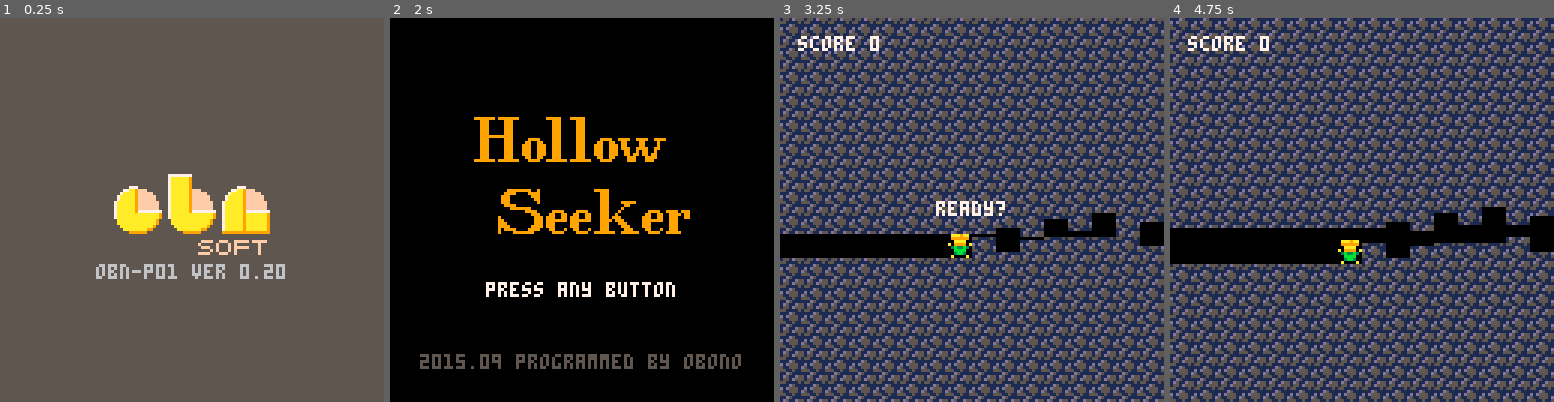
Above: before the commit, frames 1-4 (left to right).
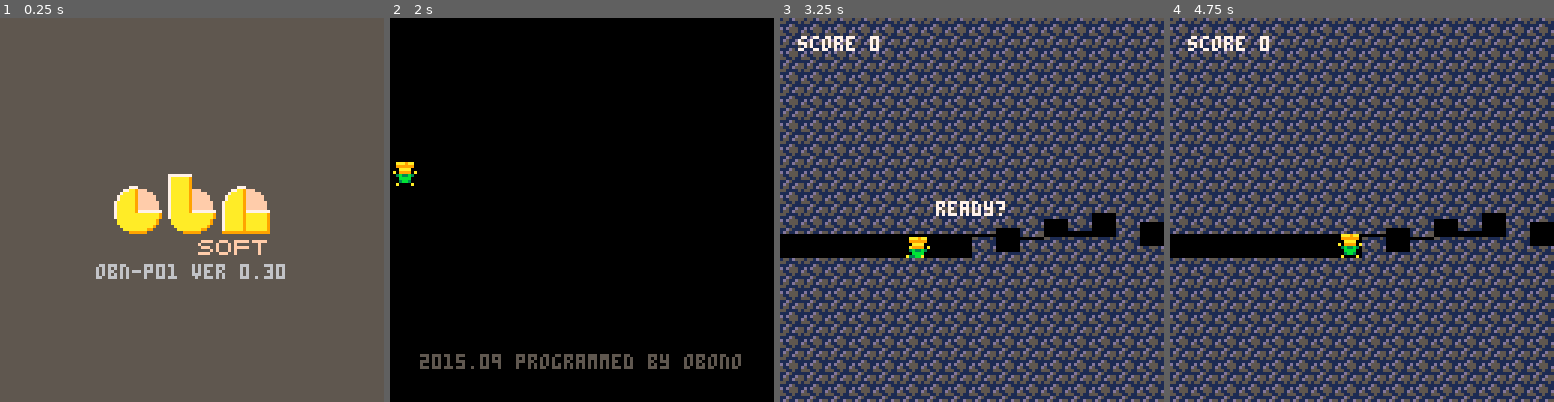
Above: after the commit, the same moments.

Repository: obono/Pico8Works
Game: PICO-8 cartridge src/hollow.p8
Two runs of this game, one before a commit and one after it. Both use one fixed random seed, a clock stepped at 60 frames per second and the inputs below.
Inputs:
- Up to frame 1 (0.25 s): no input
- Up to frame 2 (2 s): tap X (X key) at 0.33, 1.07, 1.85 s; tap O (Z key) at 0.7, 1.7 s; hold Right from 1.6 s (still down)
- Up to frame 3 (3.25 s): release Right at 2.1 s; tap O (Z key) at 2.1, 2.5, 2.9 s; hold Right 2.47-3.03 s; tap X (X key) at 2.97 s; hold Left from 3.08 s (still down)
- Up to frame 4 (4.75 s): tap O (Z key) every 0.4 s from 3.3 to 4.5 s; release Left at 3.58 s; hold Right 4.02-4.68 s; tap X (X key) at 4.08 s

The runs differ from the first frame. In frame 1, less than 0.1% of the frame differs, in the area x 68-72%, y 65-68%; in frame 2, 5.1%; in frame 3, 0.5%; in frame 4, 71%, in the area x 0-100%, y 0-100%.

Commit message:
'Hollow Seeker' v0.30
 - Attraction in title screen.
 - Sound effects.

Diff:
--- a/src/hollow.p8
+++ b/src/hollow.p8
@@ -1,6 +1,9 @@
 pico-8 cartridge // http://www.pico-8.com
 version 4
 __lua__
+
+-- hollow seeker
+-- by obono
 
 -- bland logo
 
@@ -21,7 +24,7 @@
  map(124,28,56,48,2,3) -- b
  map(126,29,74,56,2,2) -- n
  map(125,31,66,72,3,1) -- soft
- print("obn-p01 ver 0.20",
+ print("obn-p01 ver 0.30",
    32,82,6)
 end
 
@@ -29,21 +32,52 @@
 
 function init_title()
  gm=2
+ cg=153
+ ck=8
+ px=0
+ pa=0
  gd=true
 end
 
 function update_title()
+ if (px<128) do_attraction()
  if (btnp(4) or btnp(5)) then
-  init_game()
- end
+  if (px<128) then
+   px=128 cg=8 ck=0
+  else
+   init_game()
+  end
+ end
+end
+
+function do_attraction()
+ if (cg<8) then
+  if (ck>0) then ck-=1
+    else cg+=1 end
+ else
+  if (cg>8) cg-=max(px-38,0)
+  if (cg==0) sfx(1)
+  local v=1
+  if (cg==8) v=2
+  px+=v pa=(pa+v/2)%4
+  if (pa==1) sfx(0)
+ end
+ gd=true
 end
 
 function draw_title()
  cls()
- map(120,24,28,32,8,2)
- map(120,26,36,56,8,2)
- print("press any button",
-   32,88,7)
+ local t=ck%2-flr(cg/2)
+ local b=t+cg
+ if (cg<152) then
+  map(0,0,28,36+t,8,2)
+  map(0,2,36,52+b,8,2)
+ end
+ spr(pa+16,px,max(52+t,48))
+ if (px==128) then
+  print("press any button",
+    32,88,7)
+ end
  print("2015.09 programmed by obono",
    10,112,5)
 end
@@ -62,13 +96,13 @@
   elseif (i*8>t) then v=0
   else v=t%8
   end
-  mset(x,i,v)
+  mset(x,i+4,v)
   -- bottom
   if (i*8<b-7) then v=0
   elseif (i*8>b) then v=8
   else v=b%8+8
   end
-  mset(x,i+16,v)
+  mset(x,i+20,v)
  end
  ct[x]=t
  cb[x]=b
@@ -108,10 +142,11 @@
   cb[p]-ct[pp])+cg
  if (px+pv<0 or g<8 or pe) then
   pv=0 pa=0
- else
+ elseif (pv!=0) then
   pw=(cb[p]-cb[pp])/4
   pp=p
   if (px+pv>56) grow_cave()
+  sfx(0)
  end
 end
 
@@ -137,6 +172,7 @@
   end
   cr+=2
  end
+ if (cs==187) sfx(1)
 end
 
 function game_over()
@@ -146,6 +182,7 @@
  elseif (cs>=128) then
   init_title()
  end
+ if (cs==8) sfx(3)
 end
 
 function init_game()
@@ -174,6 +211,8 @@
  for i=8,16 do
   grow_cave()
  end
+ sfx(2)
+ gd=true
 end
 
 function update_game()
@@ -193,24 +232,24 @@
 function draw_game()
  cls()
  local t=-flr(cg/2)
- if (cs>186) t+=cs%2
+ if (cs>=187) t+=cs%2
  local b=t+cg
  -- player
  local y=max(py+b,ct[pp]+t)
  if (pe) y=ct[pp]+b
  spr(16+pa,px,y,1,1,pf)
  -- top
- map(0,0,-cx,t,18,16)
- map(0,0,144-cx,t,18,16)
+ map(0,4,-cx,t,18,16)
+ map(0,4,144-cx,t,18,16)
  -- bottom
- map(0,16,-cx,b,18,16)
- map(0,16,144-cx,b,18,16)
+ map(0,20,-cx,b,18,16)
+ map(0,20,144-cx,b,18,16)
  -- strings
  print("score "..sc,6,6,7)
  if (gc>0) then
   print("ready?",52,61,7)
  end
- if (pe) then
+ if (pe and cs>=8) then
   print("game over",46,61,7)
  end
 end
@@ -374,34 +413,34 @@
 0000000000000000000000000000000000000000000000000000000000000000000000000000000000000000000000000000000000000000000000000000000000000000000000000000000000000000000000000000000000000000000000000000000000000000000000000000000000000000000000000000000000000000
 0000000000000000000000000000000000000000000000000000000000000000000000000000000000000000000000000000000000000000000000000000000000000000000000000000000000000000000000000000000000000000000000000000000000000000000000000000000000000000000000000000000000000000
 __map__
-0000000000000000000000000000000000000000000000000000000000000000000000000000000000000000000000000000000000000000000000000000000000000000000000000000000000000000000000000000000000000000000000000000000000000000000000000000000000000000000000000000000000000000
-0000000000000000000000000000000000000000000000000000000000000000000000000000000000000000000000000000000000000000000000000000000000000000000000000000000000000000000000000000000000000000000000000000000000000000000000000000000000000000000000000000000000000000
-0000000000000000000000000000000000000000000000000000000000000000000000000000000000000000000000000000000000000000000000000000000000000000000000000000000000000000000000000000000000000000000000000000000000000000000000000000000000000000000000000000000000000000
-0000000000000000000000000000000000000000000000000000000000000000000000000000000000000000000000000000000000000000000000000000000000000000000000000000000000000000000000000000000000000000000000000000000000000000000000000000000000000000000000000000000000000000
-0000000000000000000000000000000000000000000000000000000000000000000000000000000000000000000000000000000000000000000000000000000000000000000000000000000000000000000000000000000000000000000000000000000000000000000000000000000000000000000000000000000000000000
-0000000000000000000000000000000000000000000000000000000000000000000000000000000000000000000000000000000000000000000000000000000000000000000000000000000000000000000000000000000000000000000000000000000000000000000000000000000000000000000000000000000000000000
-0000000000000000000000000000000000000000000000000000000000000000000000000000000000000000000000000000000000000000000000000000000000000000000000000000000000000000000000000000000000000000000000000000000000000000000000000000000000000000000000000000000000000000
-0000000000000000000000000000000000000000000000000000000000000000000000000000000000000000000000000000000000000000000000000000000000000000000000000000000000000000000000000000000000000000000000000000000000000000000000000000000000000000000000000000000000000000
-0000000000000000000000000000000000000000000000000000000000000000000000000000000000000000000000000000000000000000000000000000000000000000000000000000000000000000000000000000000000000000000000000000000000000000000000000000000000000000000000000000000000000000
-0000000000000000000000000000000000000000000000000000000000000000000000000000000000000000000000000000000000000000000000000000000000000000000000000000000000000000000000000000000000000000000000000000000000000000000000000000000000000000000000000000000000000000
-0000000000000000000000000000000000000000000000000000000000000000000000000000000000000000000000000000000000000000000000000000000000000000000000000000000000000000000000000000000000000000000000000000000000000000000000000000000000000000000000000000000000000000
-0000000000000000000000000000000000000000000000000000000000000000000000000000000000000000000000000000000000000000000000000000000000000000000000000000000000000000000000000000000000000000000000000000000000000000000000000000000000000000000000000000000000000000
-0000000000000000000000000000000000000000000000000000000000000000000000000000000000000000000000000000000000000000000000000000000000000000000000000000000000000000000000000000000000000000000000000000000000000000000000000000000000000000000000000000000000000000
-0000000000000000000000000000000000000000000000000000000000000000000000000000000000000000000000000000000000000000000000000000000000000000000000000000000000000000000000000000000000000000000000000000000000000000000000000000000000000000000000000000000000000000
-0000000000000000000000000000000000000000000000000000000000000000000000000000000000000000000000000000000000000000000000000000000000000000000000000000000000000000000000000000000000000000000000000000000000000000000000000000000000000000000000000000000000000000
-0000000000000000000000000000000000000000000000000000000000000000000000000000000000000000000000000000000000000000000000000000000000000000000000000000000000000000000000000000000000000000000000000000000000000000000000000000000000000000000000000000000000000000
-0000000000000000000000000000000000000000000000000000000000000000000000000000000000000000000000000000000000000000000000000000000000000000000000000000000000000000000000000000000000000000000000000000000000000000000000000000000000000000000000000000000000000000
-0000000000000000000000000000000000000000000000000000000000000000000000000000000000000000000000000000000000000000000000000000000000000000000000000000000000000000000000000000000000000000000000000000000000000000000000000000000000000000000000000000000000000000
-0000000000000000000000000000000000000000000000000000000000000000000000000000000000000000000000000000000000000000000000000000000000000000000000000000000000000000000000000000000000000000000000000000000000000000000000000000000000000000000000000000000000000000
-0000000000000000000000000000000000000000000000000000000000000000000000000000000000000000000000000000000000000000000000000000000000000000000000000000000000000000000000000000000000000000000000000000000000000000000000000000000000000000000000000000000000000000
-0000000000000000000000000000000000000000000000000000000000000000000000000000000000000000000000000000000000000000000000000000000000000000000000000000000000000000000000000000000000000000000000000000000000000000000000000000000000000000000000000000000000000000
-0000000000000000000000000000000000000000000000000000000000000000000000000000000000000000000000000000000000000000000000000000000000000000000000000000000000000000000000000000000000000000000000000000000000000000000000000000000000000000000000000000000000000000
-0000000000000000000000000000000000000000000000000000000000000000000000000000000000000000000000000000000000000000000000000000000000000000000000000000000000000000000000000000000000000000000000000000000000000000000000000000000000000000000000000000000000000000
-0000000000000000000000000000000000000000000000000000000000000000000000000000000000000000000000000000000000000000000000000000000000000000000000000000000000000000000000000000000000000000000000000000000000000000000000000000000000000000000000000000000000000000
-0000000000000000000000000000000000000000000000000000000000000000000000000000000000000000000000000000000000000000000000000000000000000000000000000000000000000000000000000000000000000000000000000000000000000000000000000000000000000000000000006061006464000000
-0000000000000000000000000000000000000000000000000000000000000000000000000000000000000000000000000000000000000000000000000000000000000000000000000000000000000000000000000000000000000000000000000000000000000000000000000000000000000000000000006262636262636566
-00000000000000000000000000000000000000000000000000000000000000000000000000000000000000000000000000000000000000000000000000000000000000000000000000000000000000000000000000000000000000000000000000000000000000000000000000000000000000000000000067680000646c0000
-000000000000000000000000000000000000000000000000000000000000000000000000000000000000000000000000000000000000000000000000000000000000000000000000000000000000000000000000000000000000000000000000000000000000000000000000000000000000000000000000696a6b6b6d6e6b6f
+6061006464000000000000000000000000000000000000000000000000000000000000000000000000000000000000000000000000000000000000000000000000000000000000000000000000000000000000000000000000000000000000000000000000000000000000000000000000000000000000000000000000000000
+6262636262636566000000000000000000000000000000000000000000000000000000000000000000000000000000000000000000000000000000000000000000000000000000000000000000000000000000000000000000000000000000000000000000000000000000000000000000000000000000000000000000000000
+67680000646c0000000000000000000000000000000000000000000000000000000000000000000000000000000000000000000000000000000000000000000000000000000000000000000000000000000000000000000000000000000000000000000000000000000000000000000000000000000000000000000000000000
+696a6b6b6d6e6b6f000000000000000000000000000000000000000000000000000000000000000000000000000000000000000000000000000000000000000000000000000000000000000000000000000000000000000000000000000000000000000000000000000000000000000000000000000000000000000000000000
+0000000000000000000000000000000000000000000000000000000000000000000000000000000000000000000000000000000000000000000000000000000000000000000000000000000000000000000000000000000000000000000000000000000000000000000000000000000000000000000000000000000000000000
+0000000000000000000000000000000000000000000000000000000000000000000000000000000000000000000000000000000000000000000000000000000000000000000000000000000000000000000000000000000000000000000000000000000000000000000000000000000000000000000000000000000000000000
+0000000000000000000000000000000000000000000000000000000000000000000000000000000000000000000000000000000000000000000000000000000000000000000000000000000000000000000000000000000000000000000000000000000000000000000000000000000000000000000000000000000000000000
+0000000000000000000000000000000000000000000000000000000000000000000000000000000000000000000000000000000000000000000000000000000000000000000000000000000000000000000000000000000000000000000000000000000000000000000000000000000000000000000000000000000000000000
+0000000000000000000000000000000000000000000000000000000000000000000000000000000000000000000000000000000000000000000000000000000000000000000000000000000000000000000000000000000000000000000000000000000000000000000000000000000000000000000000000000000000000000
+0000000000000000000000000000000000000000000000000000000000000000000000000000000000000000000000000000000000000000000000000000000000000000000000000000000000000000000000000000000000000000000000000000000000000000000000000000000000000000000000000000000000000000
+0000000000000000000000000000000000000000000000000000000000000000000000000000000000000000000000000000000000000000000000000000000000000000000000000000000000000000000000000000000000000000000000000000000000000000000000000000000000000000000000000000000000000000
+0000000000000000000000000000000000000000000000000000000000000000000000000000000000000000000000000000000000000000000000000000000000000000000000000000000000000000000000000000000000000000000000000000000000000000000000000000000000000000000000000000000000000000
+0000000000000000000000000000000000000000000000000000000000000000000000000000000000000000000000000000000000000000000000000000000000000000000000000000000000000000000000000000000000000000000000000000000000000000000000000000000000000000000000000000000000000000
+0000000000000000000000000000000000000000000000000000000000000000000000000000000000000000000000000000000000000000000000000000000000000000000000000000000000000000000000000000000000000000000000000000000000000000000000000000000000000000000000000000000000000000
+0000000000000000000000000000000000000000000000000000000000000000000000000000000000000000000000000000000000000000000000000000000000000000000000000000000000000000000000000000000000000000000000000000000000000000000000000000000000000000000000000000000000000000
+0000000000000000000000000000000000000000000000000000000000000000000000000000000000000000000000000000000000000000000000000000000000000000000000000000000000000000000000000000000000000000000000000000000000000000000000000000000000000000000000000000000000000000
+0000000000000000000000000000000000000000000000000000000000000000000000000000000000000000000000000000000000000000000000000000000000000000000000000000000000000000000000000000000000000000000000000000000000000000000000000000000000000000000000000000000000000000
+0000000000000000000000000000000000000000000000000000000000000000000000000000000000000000000000000000000000000000000000000000000000000000000000000000000000000000000000000000000000000000000000000000000000000000000000000000000000000000000000000000000000000000
+0000000000000000000000000000000000000000000000000000000000000000000000000000000000000000000000000000000000000000000000000000000000000000000000000000000000000000000000000000000000000000000000000000000000000000000000000000000000000000000000000000000000000000
+0000000000000000000000000000000000000000000000000000000000000000000000000000000000000000000000000000000000000000000000000000000000000000000000000000000000000000000000000000000000000000000000000000000000000000000000000000000000000000000000000000000000000000
+0000000000000000000000000000000000000000000000000000000000000000000000000000000000000000000000000000000000000000000000000000000000000000000000000000000000000000000000000000000000000000000000000000000000000000000000000000000000000000000000000000000000000000
+0000000000000000000000000000000000000000000000000000000000000000000000000000000000000000000000000000000000000000000000000000000000000000000000000000000000000000000000000000000000000000000000000000000000000000000000000000000000000000000000000000000000000000
+0000000000000000000000000000000000000000000000000000000000000000000000000000000000000000000000000000000000000000000000000000000000000000000000000000000000000000000000000000000000000000000000000000000000000000000000000000000000000000000000000000000000000000
+0000000000000000000000000000000000000000000000000000000000000000000000000000000000000000000000000000000000000000000000000000000000000000000000000000000000000000000000000000000000000000000000000000000000000000000000000000000000000000000000000000000000000000
+0000000000000000000000000000000000000000000000000000000000000000000000000000000000000000000000000000000000000000000000000000000000000000000000000000000000000000000000000000000000000000000000000000000000000000000000000000000000000000000000000000000000000000
+0000000000000000000000000000000000000000000000000000000000000000000000000000000000000000000000000000000000000000000000000000000000000000000000000000000000000000000000000000000000000000000000000000000000000000000000000000000000000000000000000000000000000000
+0000000000000000000000000000000000000000000000000000000000000000000000000000000000000000000000000000000000000000000000000000000000000000000000000000000000000000000000000000000000000000000000000000000000000000000000000000000000000000000000000000000000000000
+0000000000000000000000000000000000000000000000000000000000000000000000000000000000000000000000000000000000000000000000000000000000000000000000000000000000000000000000000000000000000000000000000000000000000000000000000000000000000000000000000000000000000000
 0000000000000000000000000000000000000000000000000000000000000000000000000000000000000000000000000000000000000000000000000000000000000000000000000000000000000000000000000000000000000000000000000000000000000000000000000000000000000000000000000000000079000000
 000000000000000000000000000000000000000000000000000000000000000000000000000000000000000000000000000000000000000000000000000000000000000000000000000000000000000000000000000000000000000000000000000000000000000000000000000000000000000000000000000075767a767576
 0000000000000000000000000000000000000000000000000000000000000000000000000000000000000000000000000000000000000000000000000000000000000000000000000000000000000000000000000000000000000000000000000000000000000000000000000000000000000000000000000000777877787b7c
Not shown, changed: the sound effects (__sfx__) section of src/hollow.p8
Not shown, added: carts/hollow.p8.png
